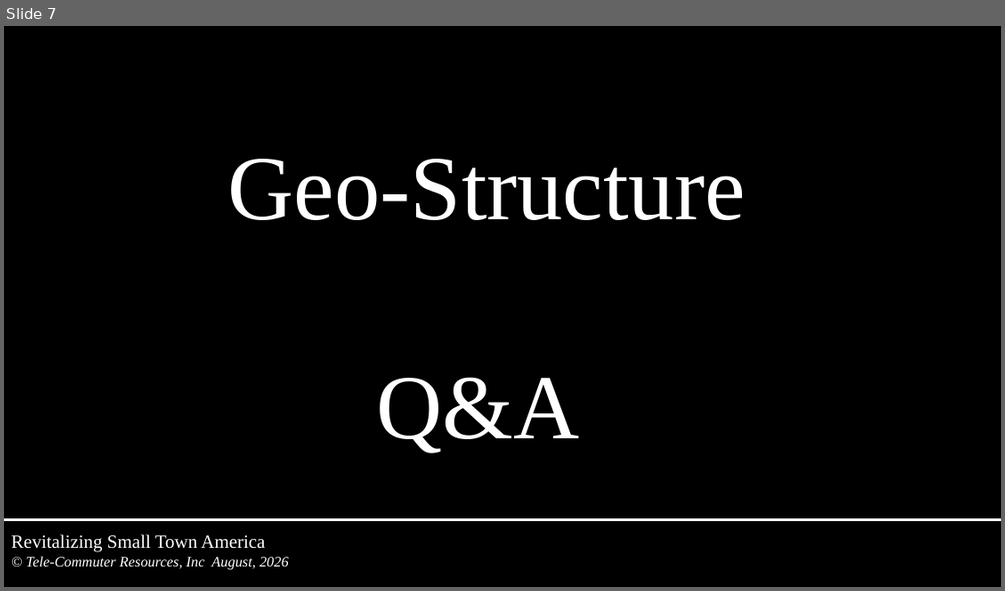
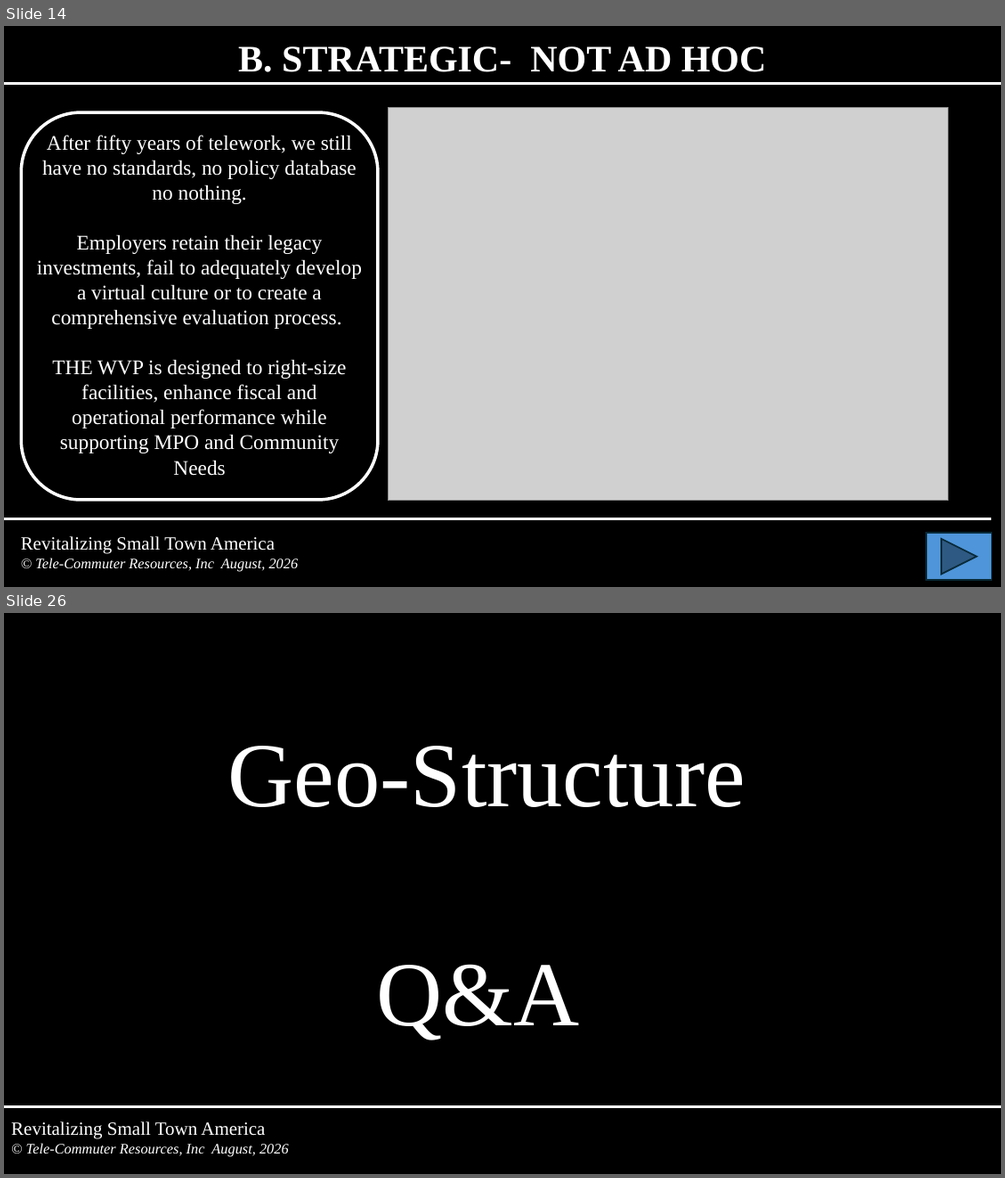
Before and after one commit to tcr-iac/iac-community-portal, a slide deck: files/Tools-Intro-for-Tom.pptx. Shown one above the other, each under a label of ours: slide 7 before the commit, slides 14 and 26 after it; the slides between them are not shown. The pictures are 1005x591 and 1005x1178 pixels, drawn with LibreOffice and Linux fonts; fonts in the diff are those of the drawing; grey boxes stand for pictures. Boxes give left, top, right and bottom in pixels: in the first picture for what was removed or moved away, otherwise in the second. Text is boxed around its words. In the diff, an @@ line names an element or a change of style, - is before the commit and + after.

```diff
--- a/files/Tools-Intro-for-Tom.pptx
+++ b/files/Tools-Intro-for-Tom.pptx
@@ slide 14 added at box(4, 26, 1001, 587), background #000000 @@
@@ text added at box(238, 46, 767, 72), 36 pt, text #FFFFFF, bold @@
+B. STRATEGIC- NOT AD HOC
@@ line added from (4, 84) to (1001, 84), #FFFFFF 2.25 pt @@
@@ rounded rectangle added at box(21, 112, 378, 500), outline #FFFFFF 3 pt @@
@@ picture added at box(388, 108, 948, 500) @@
@@ text added at box(37, 135, 362, 475), 20 pt, text #FFFFFF @@
+After fifty years of telework, we still have no standards, no policy database no nothing.
+Employers retain their legacy investments, fail to adequately develop a virtual culture or to create a comprehensive evaluation process.
+THE WVP is designed to right-size facilities, enhance fiscal and operational performance while supporting MPO and Community Needs
@@ line added from (4, 519) to (991, 519), #FFFFFF 2.75 pt @@
@@ text added at box(21, 536, 299, 572), 14 pt, text #FFFFFF, italic @@
+Revitalizing Small Town America
+© Tele-Commuter Resources, Inc August, 2026
@@ action button forward next added at box(926, 533, 992, 580), fill #4E95D9, outline #092A39 1.5 pt @@
@@ what was slide 7 is now slide 26 @@
```
Also in this commit, not shown: 14 slides changed, 30 other slides added, 2 slides removed, 1 other file.
